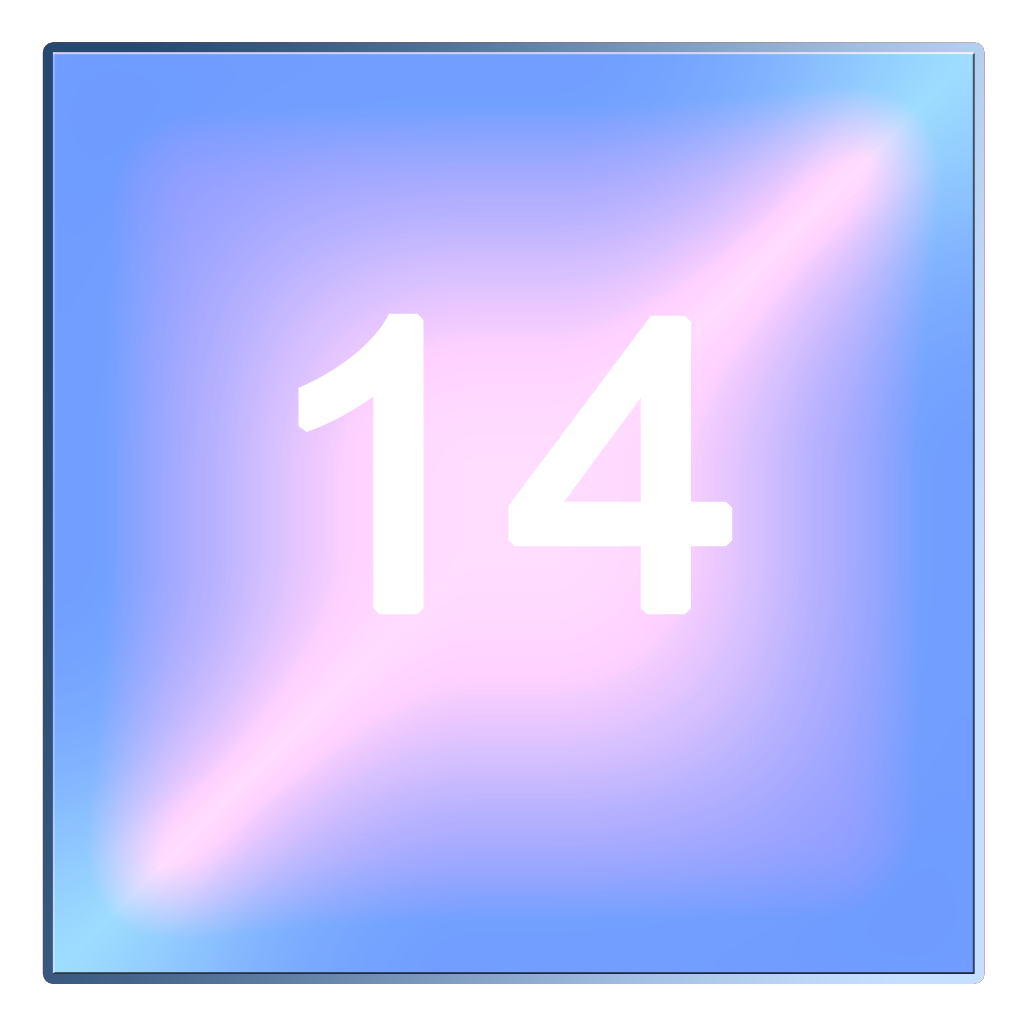
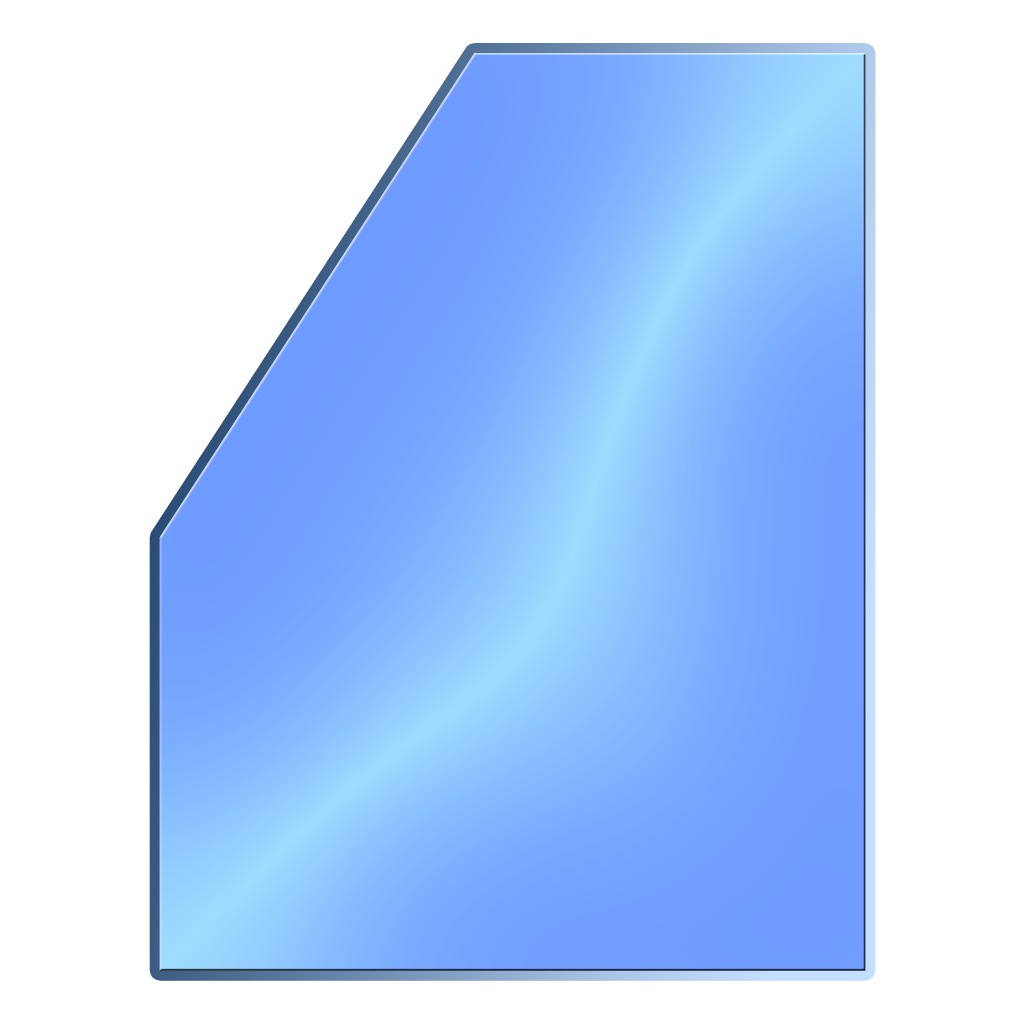
Revision of a layered w=1024, h=1024 image; what changed, layer by layer:
removed layer "14" over [298, 313, 733, 615]
removed layer "Shape 2 copy" (was overlay) over [52, 52, 975, 974]
removed layer "Shape 2" (was luminosity) over [52, 52, 975, 974]
added layer "Shape 5 copy 4" (overlay) above "Shape 5 copy 3" over [159, 53, 866, 971]
added layer "Shape 5" above "Layer 0" over [159, 53, 866, 971]
hid "Layer 0" over [52, 52, 976, 976]
